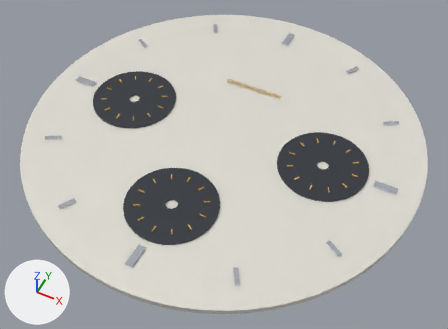
What one commit did to the glTF model public/assets/3d/archetypes/dial-chronograph.glb.
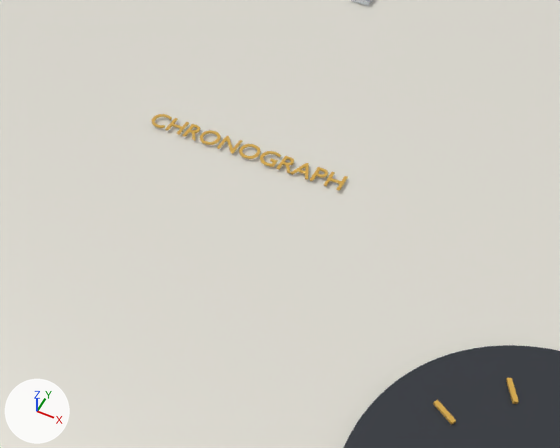
Old and new are each drawn whole from a camera (50 mm lens) standing at (14.08, -28.15, 31.81) and looking at (0.78, -1.55, -1.44) and again close up from a camera (50 mm lens) standing at (5.89, -5.15, 11.12) and looking at (1.15, 4.33, -0.73). Lighting does not change. The marker at lower left points along +X, +Y and +Z. The last two pictures show the newer version. Where no turn or scale is listed for an object, it has been applied to the vertices.

The first close-up shows 'DD_ARCH_CHRONO_SIGNATURE', 'DD_ARCH_DIAL_FACE', 'DD_ARCH_REGISTER_1' and 3 more.
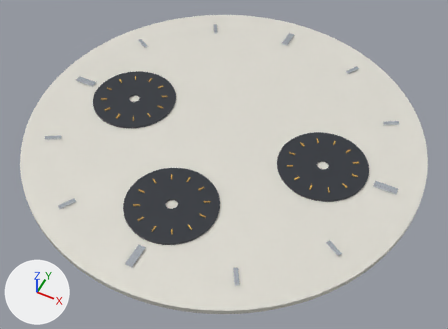
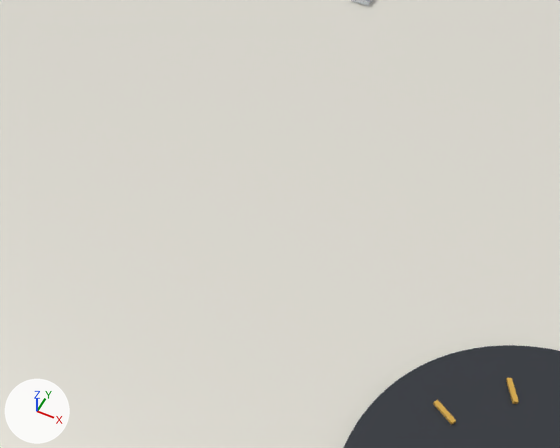
What changed in the scene script:
```text
Remove ob_dd_arch_chrono_signature:
    ob_dd_arch_chrono_signature = bpy.data.objects.new('DD_ARCH_CHRONO_SIGNATURE', me_text)
    ob_dd_arch_chrono_signature.location = (0.0, 5.0, 0.28)
```

Where the change shows, as pixel boxes (x1, y1, x2, y2) in the close-ups (560 x 448 px):
'DD_ARCH_CHRONO_SIGNATURE', deleted: before (152, 114, 348, 191)
